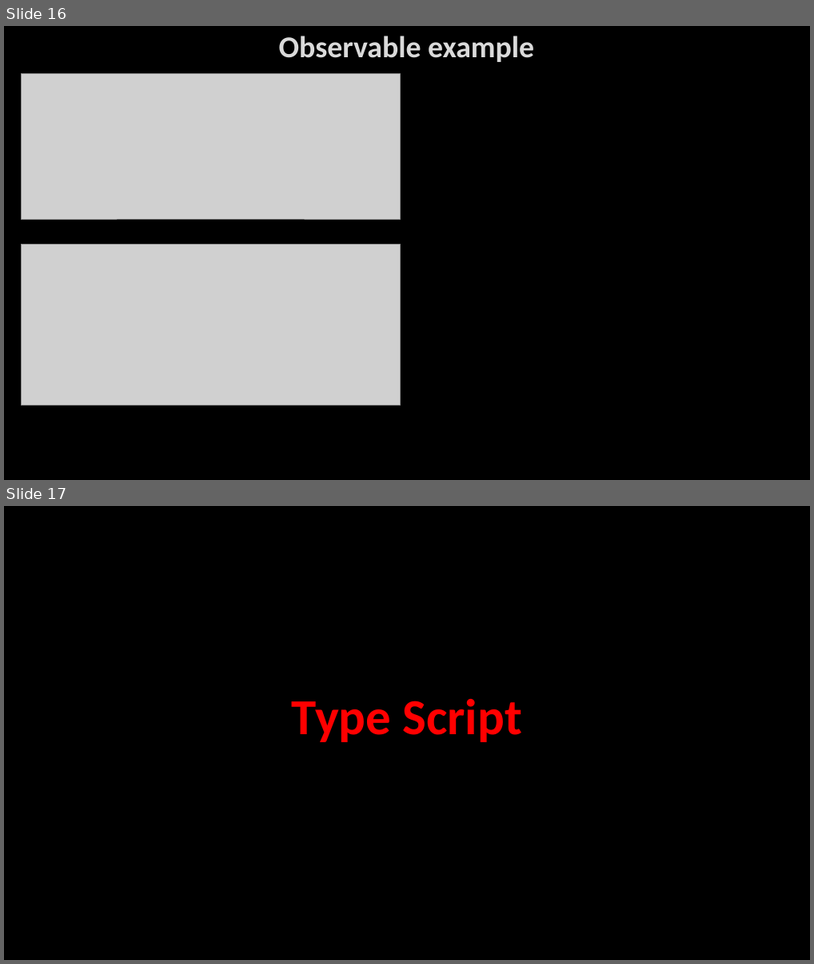
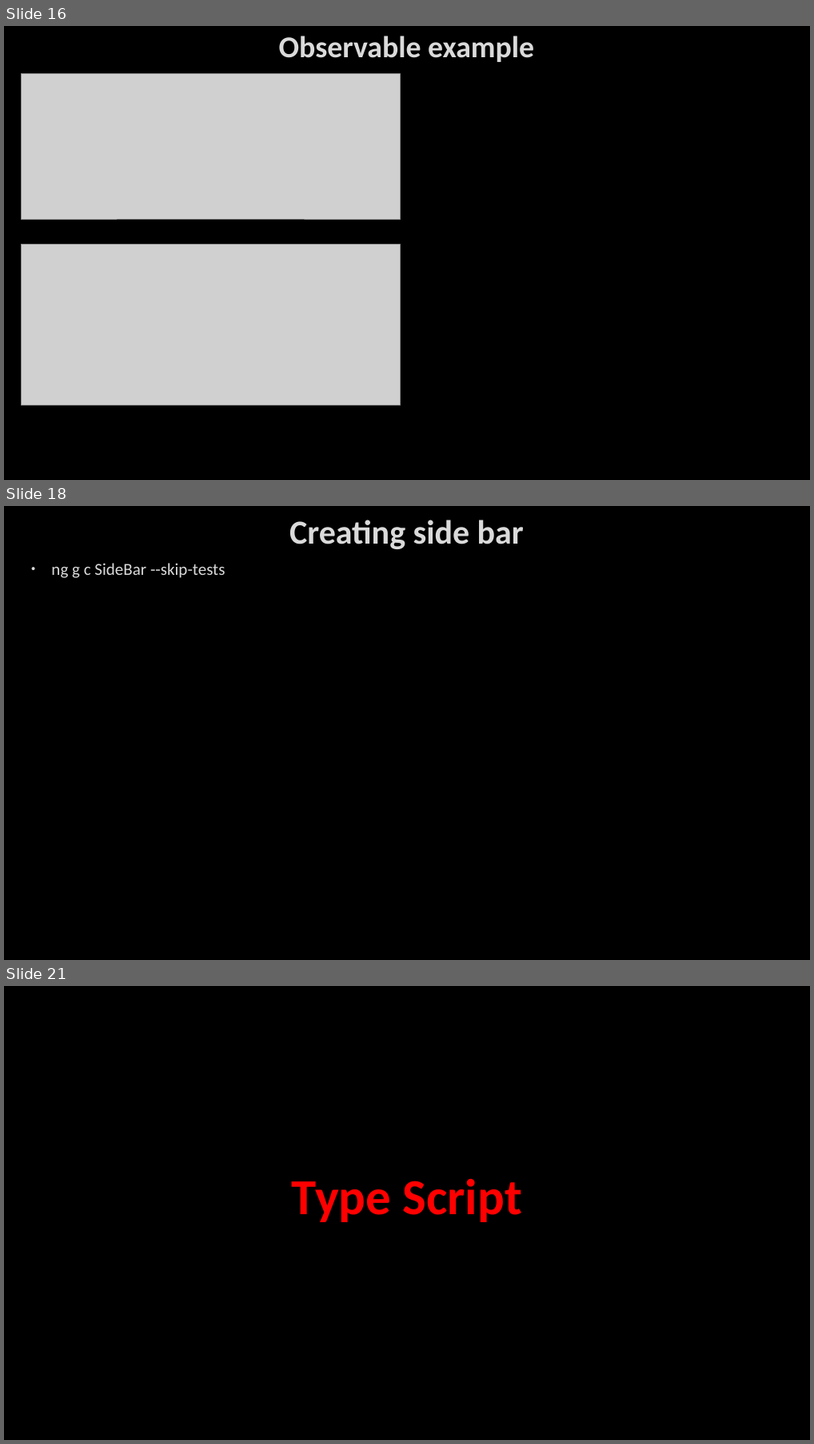
Before and after one commit to AhmedMohamedSamir1/Summary, a slide deck: Angular & type script/Angular.pptx. Shown one above the other, each under a label of ours: slides 16 and 17 before the commit, slides 16, 18 and 21 after it; the slides between them are not shown. The pictures are 814x964 and 814x1444 pixels, drawn with LibreOffice and Linux fonts; fonts in the diff are those of the drawing; grey boxes stand for pictures; background and template pictures are left out. Boxes give left, top, right and bottom in pixels: in the first picture for what was removed or moved away, otherwise in the second. Text is boxed around its words. In the diff, an @@ line names an element or a change of style, - is before the commit and + after.

```diff
--- a/Angular & type script/Angular.pptx
+++ b/Angular & type script/Angular.pptx
@@ slide 18 added at (4,506,810,960), background picture (left out) @@
@@ title added at (290,520,524,549), 40 pt, text #DADADA, bold @@
+Creating side bar
@@ text added at (51,563,225,578), 20 pt, text #DADADA @@
+• ng g c SideBar --skip-tests
@@ what was slide 17 is now slide 21 @@
```
Also in this commit, not shown: 1 slide changed, 3 other slides added, 2 other files.
